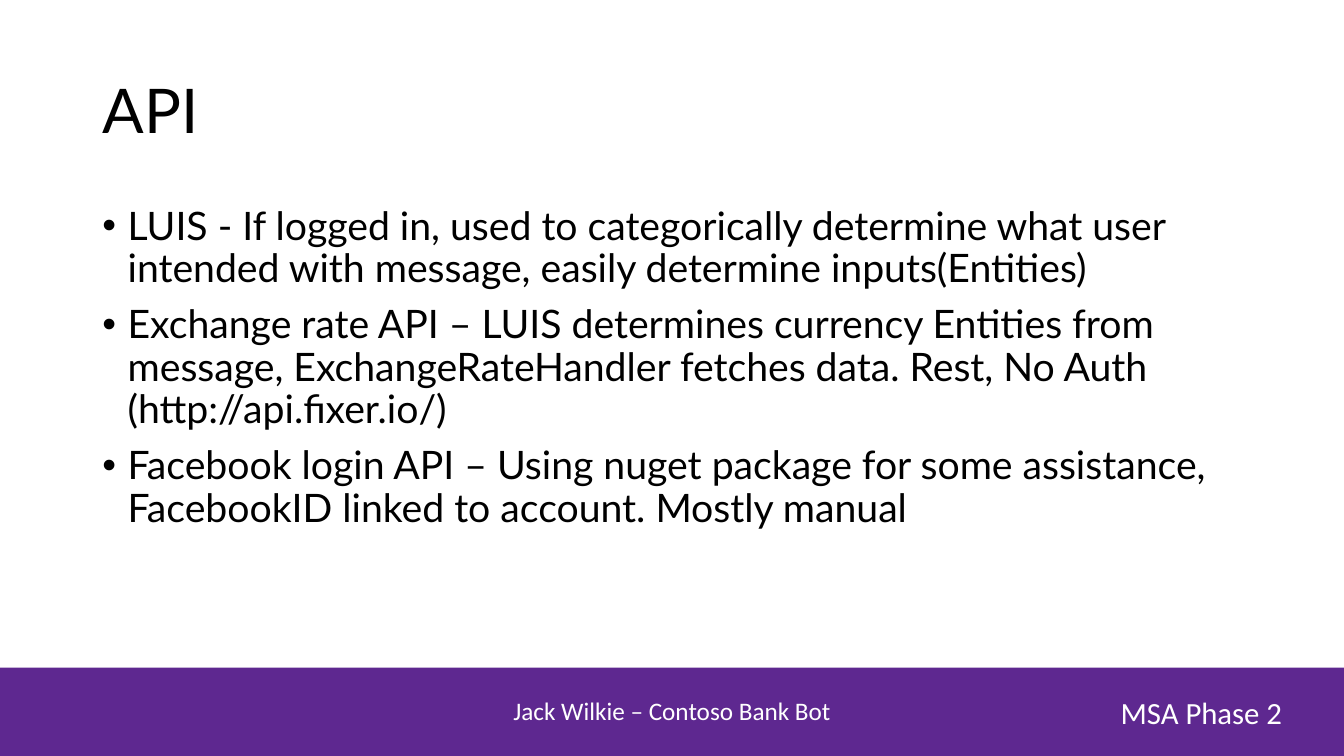
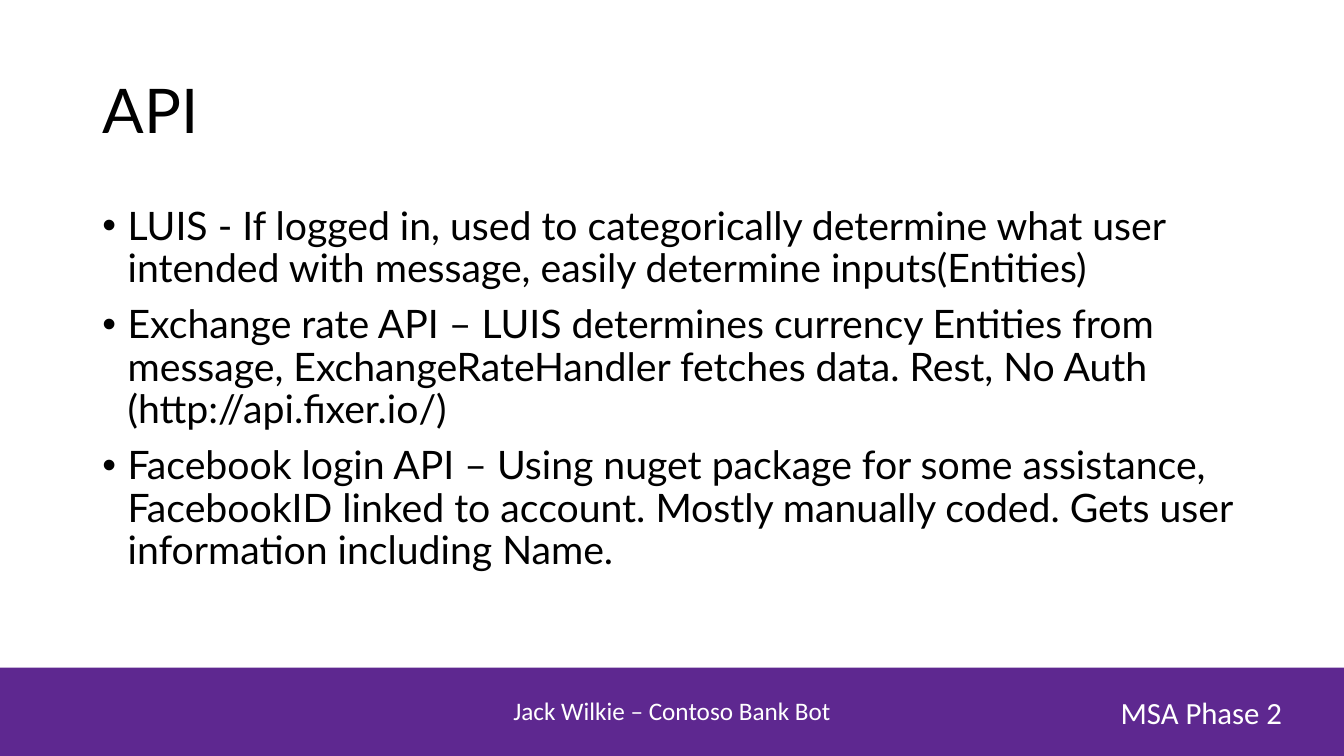
Before and after one commit to jack1197/contoso, a slide deck: slide 5 of MSA Presentation.pptx. Drawn at 1344x756 pixels with LibreOffice and Linux fonts; fonts in the diff are those of the drawing; background and template pictures are left out. Boxes give left, top, right and bottom in pixels: in the first picture for what was removed or moved away, otherwise in the second. Text is boxed around its words. In the diff, an @@ line names an element or a change of style, - is before the commit and + after.

```diff
--- a/MSA Presentation.pptx
+++ b/MSA Presentation.pptx
@@ text at (128, 450, 1234, 571): text changed @@
-• Facebook login API – Using nuget package for some assistance, FacebookID linked to account. Mostly manual
+• Facebook login API – Using nuget package for some assistance, FacebookID linked to account. Mostly manually coded. Gets user information including Name.
```
Also in this commit, not shown: 4 other slides changed, 1 slide added.
